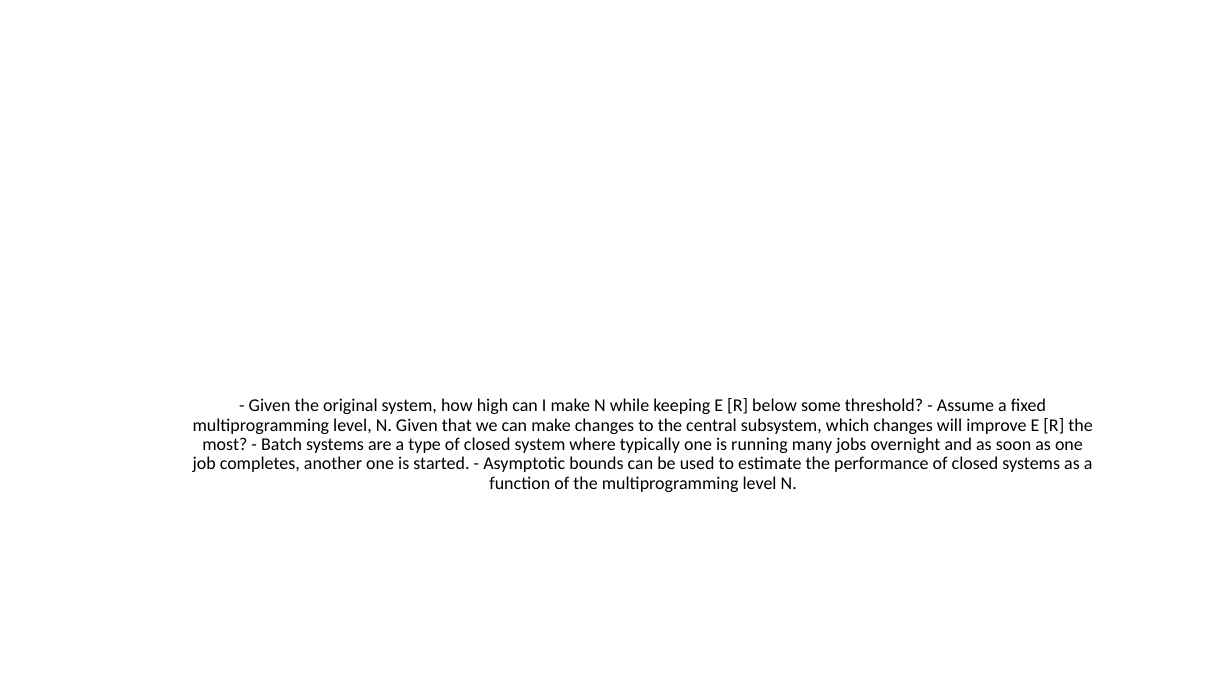
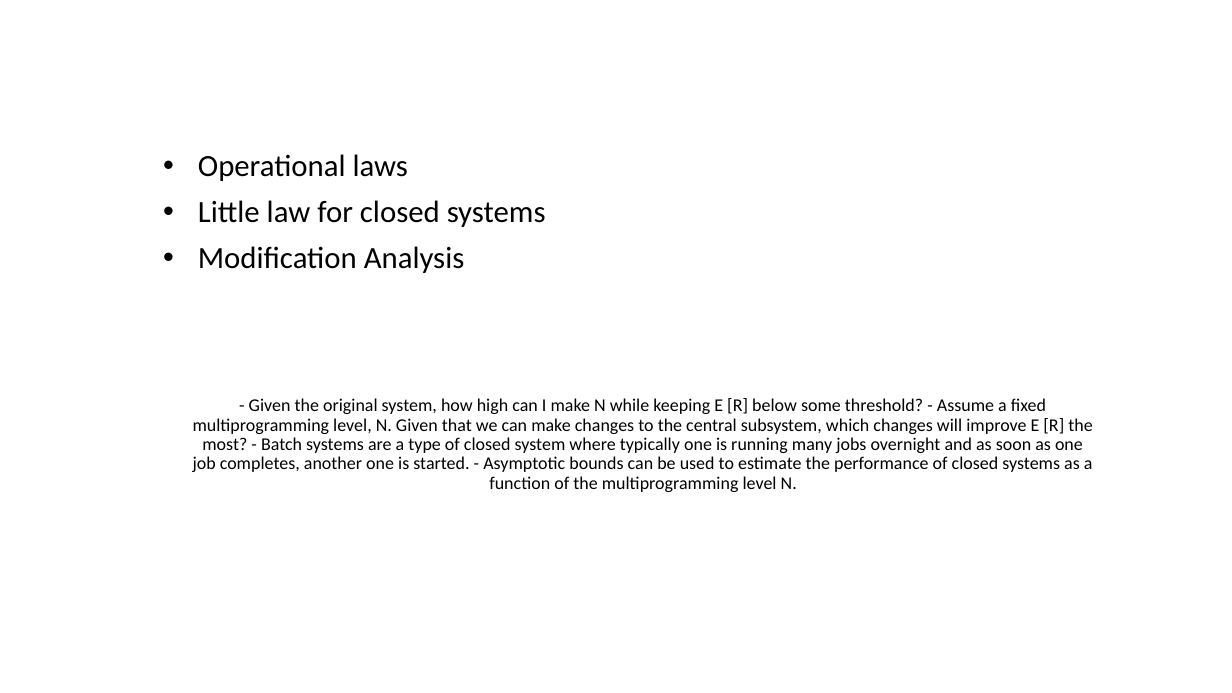
Before and after one commit to JAMota/Applied-Data-Science-and-Statistics, a slide deck: slide 3 of Term3/PresentationMidPoint.pptx (slide 2 before the commit). Drawn at 1232x693 pixels with LibreOffice and Linux fonts; fonts in the diff are those of the drawing. Boxes give left, top, right and bottom in pixels: in the first picture for what was removed or moved away, otherwise in the second. Text is boxed around its words. In the diff, an @@ line names an element or a change of style, - is before the commit and + after.

```diff
--- a/Term3/PresentationMidPoint.pptx
+++ b/Term3/PresentationMidPoint.pptx
@@ subtitle added at <box>198,154,546,273</box>, 24 pt, text #000000 @@
+• Operational laws
+• Little law for closed systems
+• Modification Analysis
```
Also in this commit, not shown: 2 slides added, 1 slide removed, 1 other file.
